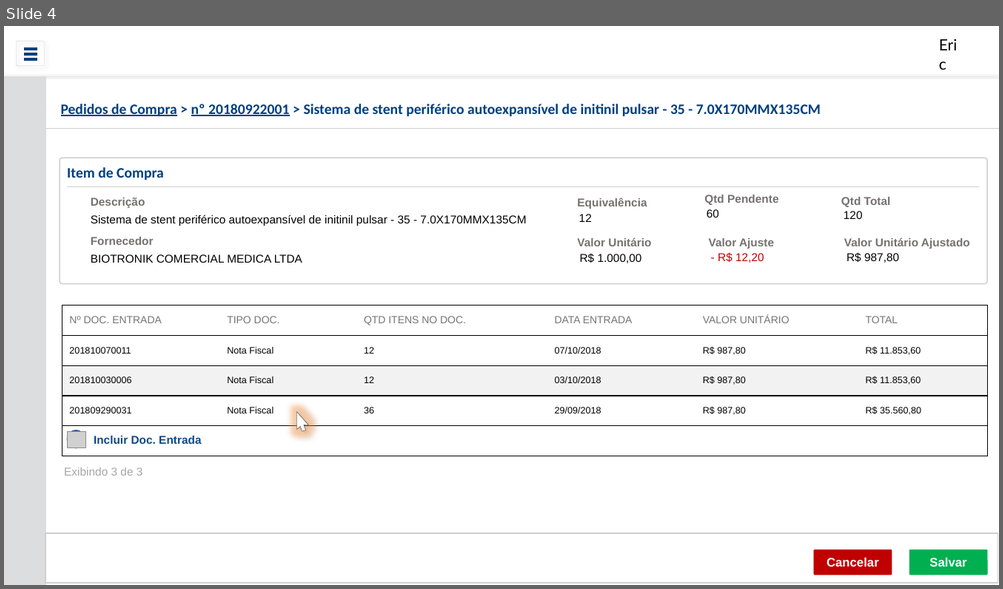
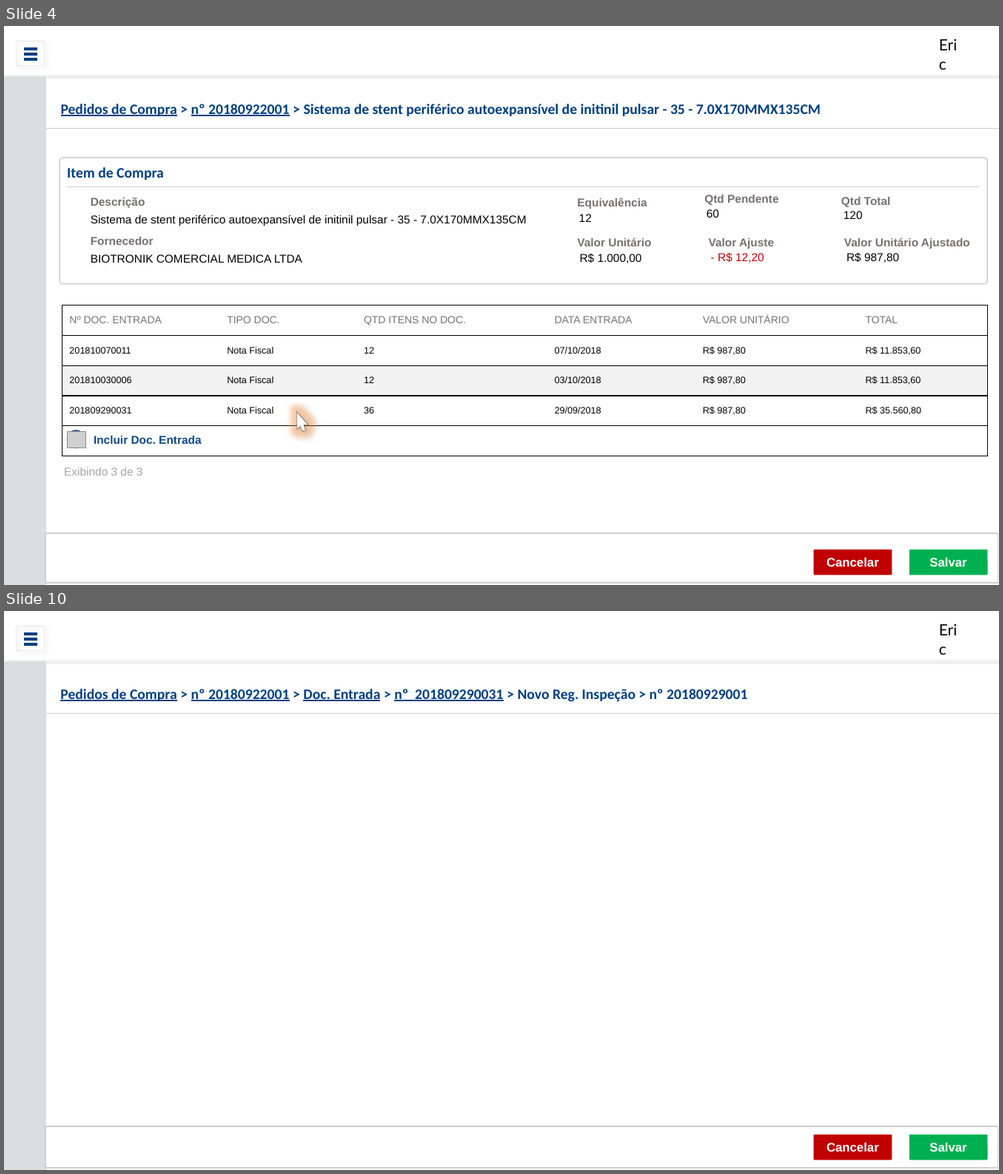
Before and after one commit to ericfgsilva/biograma, a slide deck: prototipo/PedidoDeCompra.pptx. Shown one above the other, each under a label of ours: slide 4 before the commit, slides 4 and 10 after it; the slides between them are not shown. The pictures are 1003x589 and 1003x1174 pixels, drawn with LibreOffice and Linux fonts; fonts in the diff are those of the drawing; grey boxes stand for pictures; background and template pictures are left out. Boxes give left, top, right and bottom in pixels: in the first picture for what was removed or moved away, otherwise in the second. Text is boxed around its words. In the diff, an @@ line names an element or a change of style, - is before the commit and + after.

Commit message:
Inclusão de docu de entrada e validação com Marcoss

```diff
--- a/prototipo/PedidoDeCompra.pptx
+++ b/prototipo/PedidoDeCompra.pptx
@@ slide 10 added at <box>4,611,999,1170</box>, background #FFFFFF; not listed: 7 template elements that a slide beside it also shows @@
@@ text added at <box>60,689,747,702</box>, 14 pt, text #003F7F, bold, underline @@
+Pedidos de Compra > nº 20180922001 > Doc. Entrada > nº 201809290031 > Novo Reg. Inspeção > nº 20180929001
@@ line added from (45, 713) to (999, 713), #D0CECE 0.5 pt @@
@@ rounded rectangle added at <box>45,1128,998,1169</box>, outline #D0CECE 1 pt @@
@@ rounded rectangle added at <box>814,1136,891,1160</box>, fill #C00000, outline #C00000 0.5 pt, 12 pt, text #FFFFFF, bold @@
+Cancelar
@@ rounded rectangle added at <box>909,1136,987,1160</box>, fill #00B050, outline #00B050 0.5 pt, 12 pt, text #FFFFFF, bold @@
+Salvar
```
Also in this commit, not shown: 4 slides changed, 1 other slide added, 1 other file.
